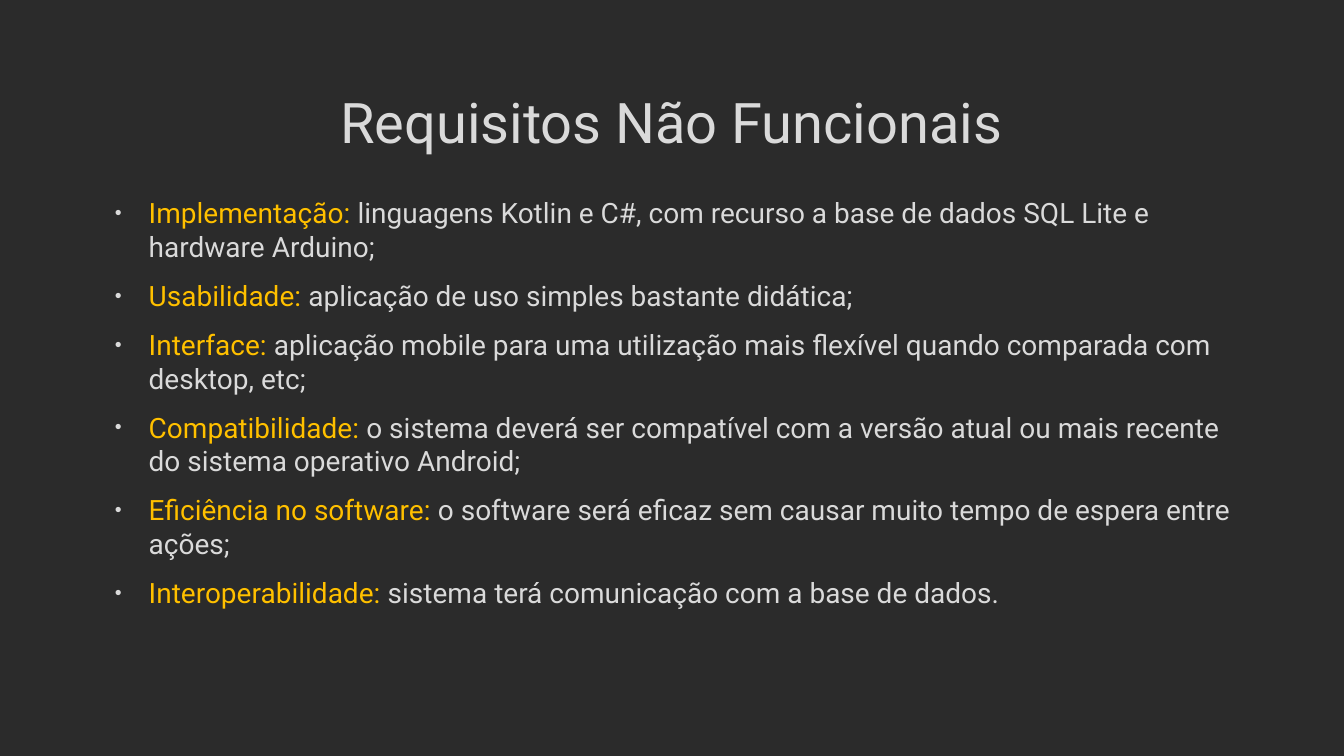
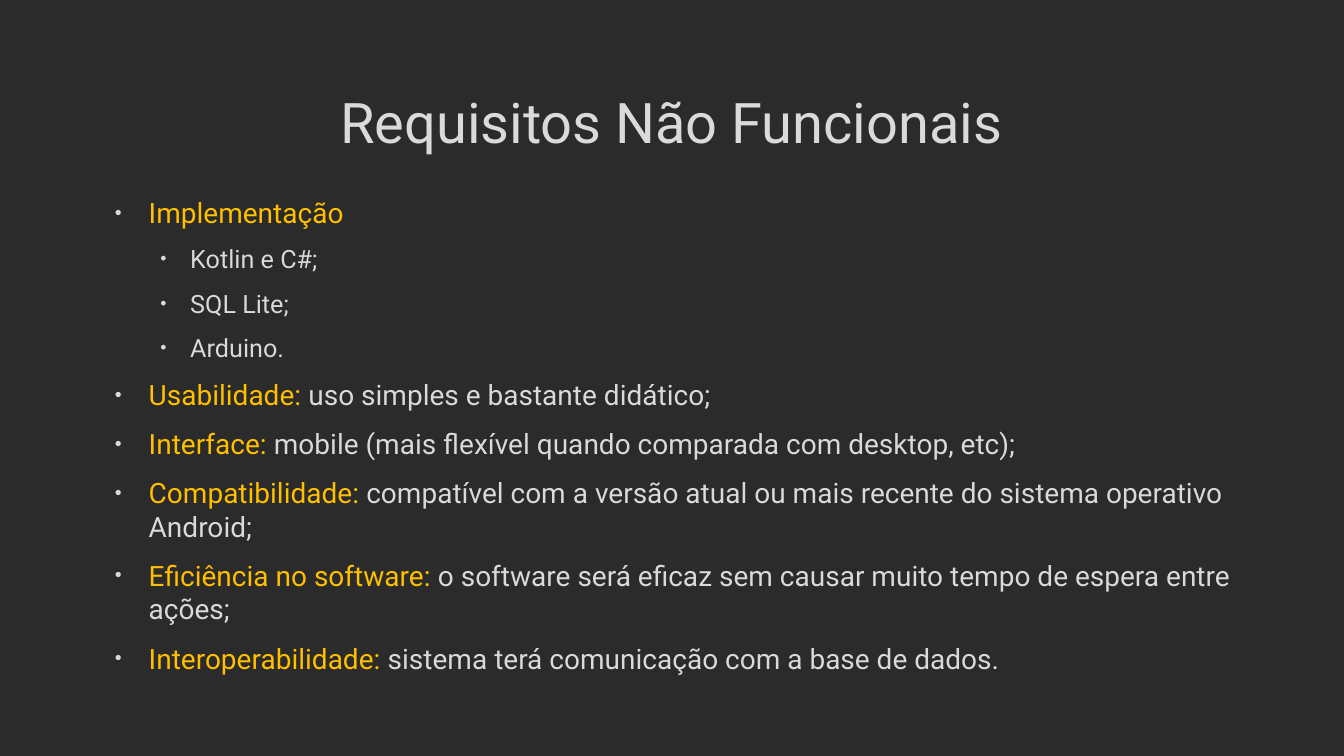
Before and after one commit to Presentation12/Ipca_Gym, a slide deck: slide 10 of Entrega_1/Apresentação.odp. Drawn at 1344x756 pixels with LibreOffice and Linux fonts; fonts in the diff are those of the drawing; background and template pictures are left out; a plain dark background stands for a picture behind light text. Boxes give left, top, right and bottom in pixels: in the first picture for what was removed or moved away, otherwise in the second. Text is boxed around its words. In the diff, an @@ line names an element or a change of style, - is before the commit and + after.

Commit message:
Atualizado

```diff
--- a/Entrega_1/Apresentação.odp
+++ b/Entrega_1/Apresentação.odp
@@ text at [149,202,1222,541]: text changed @@
-• Implementação: linguagens Kotlin e C#, com recurso a base de dados SQL Lite e hardware Arduino;
-• Usabilidade: aplicação de uso simples bastante didática;
-• Interface: aplicação mobile para uma utilização mais flexível quando comparada com desktop, etc;
-• Compatibilidade: o sistema deverá ser compatível com a versão atual ou mais recente do sistema operativo Android;
+• Implementação
+  • Kotlin e C#;
+  • SQL Lite;
+  • Arduino.
+• Usabilidade: uso simples e bastante didático;
+• Interface: mobile (mais flexível quando comparada com desktop, etc);
+• Compatibilidade: compatível com a versão atual ou mais recente do sistema operativo Android;
```
Also in this commit, not shown: 4 other slides changed.
